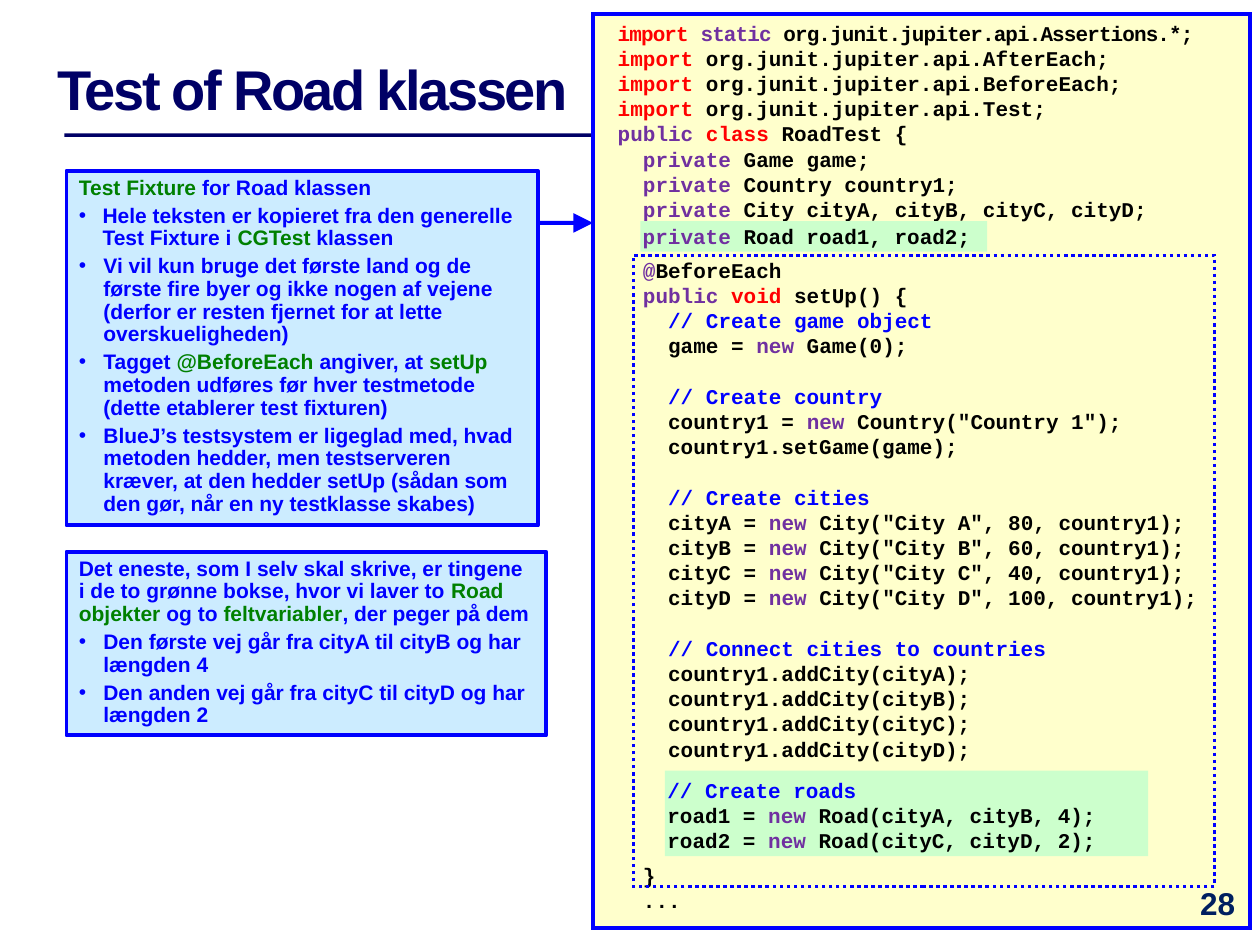
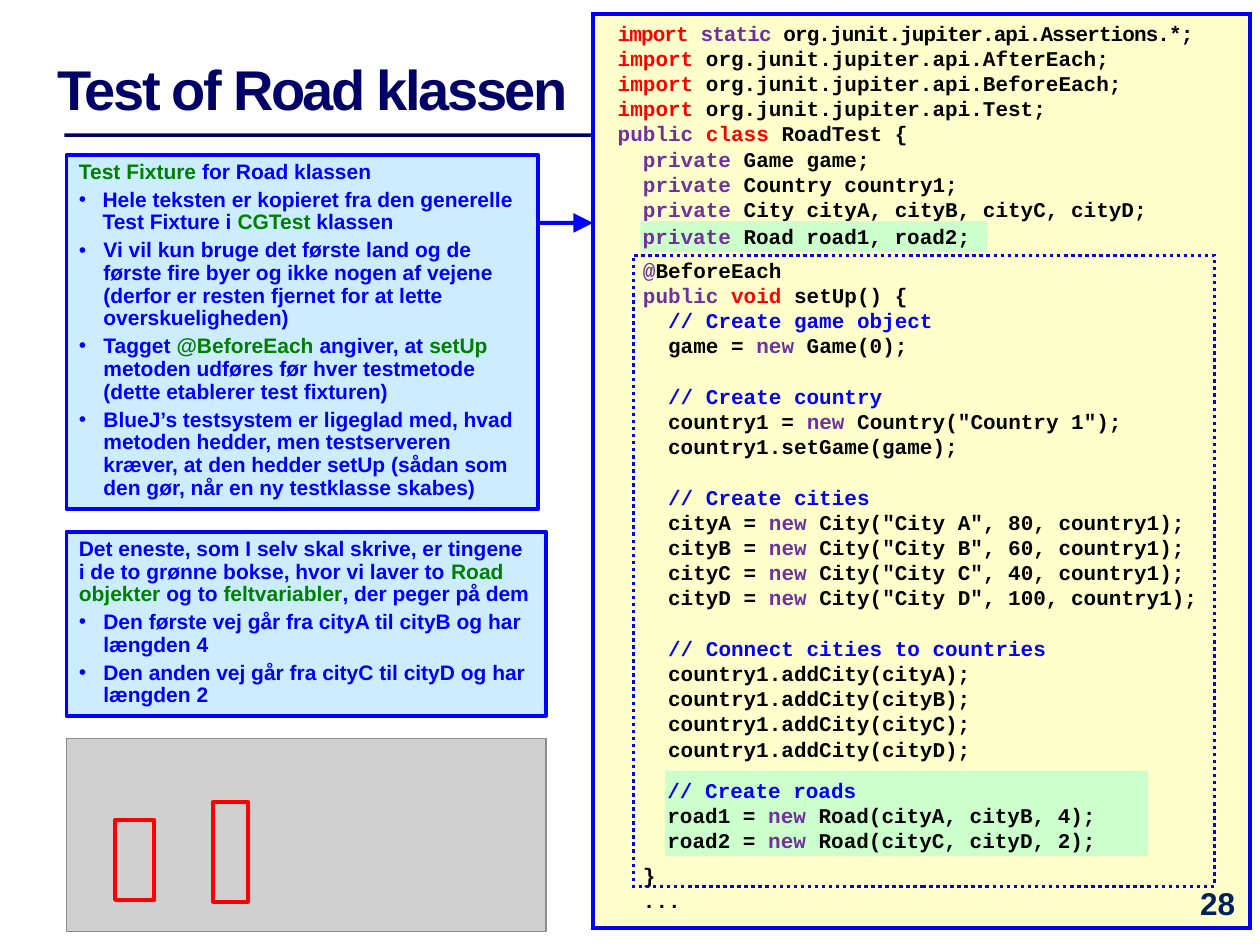
Before and after one commit to IntProgAU/Materiale, a slide deck: slide 28 of web/e24/uge_12/Slides-Uge12.pptx. Drawn at 1260x945 pixels with LibreOffice and Linux fonts; fonts in the diff are those of the drawing; grey boxes stand for pictures. Boxes give left, top, right and bottom in pixels: in the first picture for what was removed or moved away, otherwise in the second. Text is boxed around its words. In the diff, an @@ line names an element or a change of style, - is before the commit and + after.

```diff
--- a/web/e24/uge_12/Slides-Uge12.pptx
+++ b/web/e24/uge_12/Slides-Uge12.pptx
@@ rectangle "Test Fixture for Road klassen": place and size @@
-rectangle "Test Fixture for Road klassen" at (67,171,538,525)
+rectangle "Test Fixture for Road klassen" at (67,155,538,509)
@@ rectangle "Det eneste, som I selv ...": place and size @@
-rectangle "Det eneste, som I selv ..." at (67,552,547,736)
+rectangle "Det eneste, som I selv ..." at (67,532,547,716)
@@ picture added at (67,738,547,932) @@
@@ rectangle added at (213,801,247,901), outline #FF0000 2.25 pt @@
@@ rectangle added at (115,820,154,901), outline #FF0000 2.25 pt @@
```
Also in this commit, not shown: 5 other slides changed, 1 other file.
